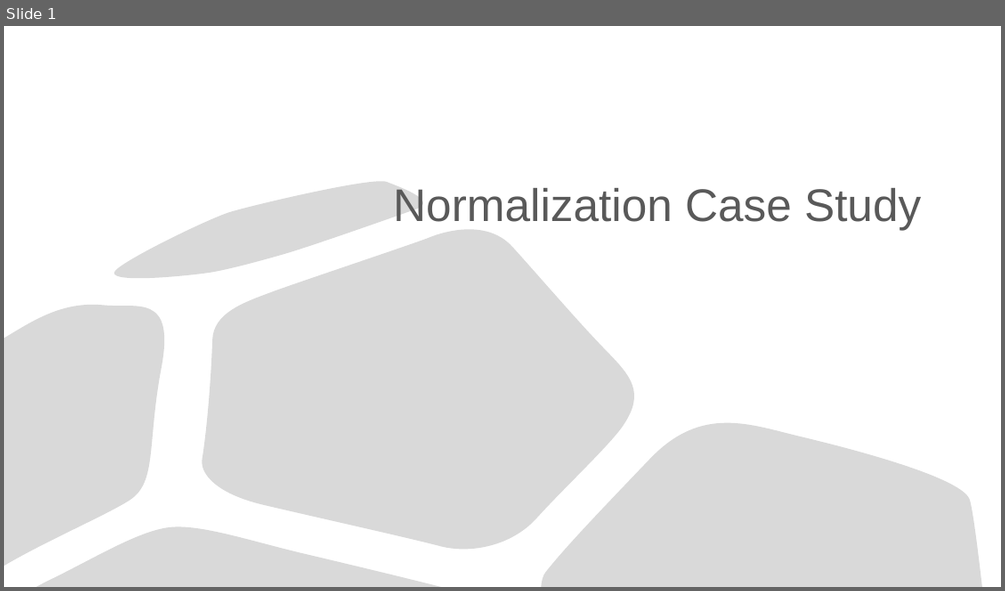
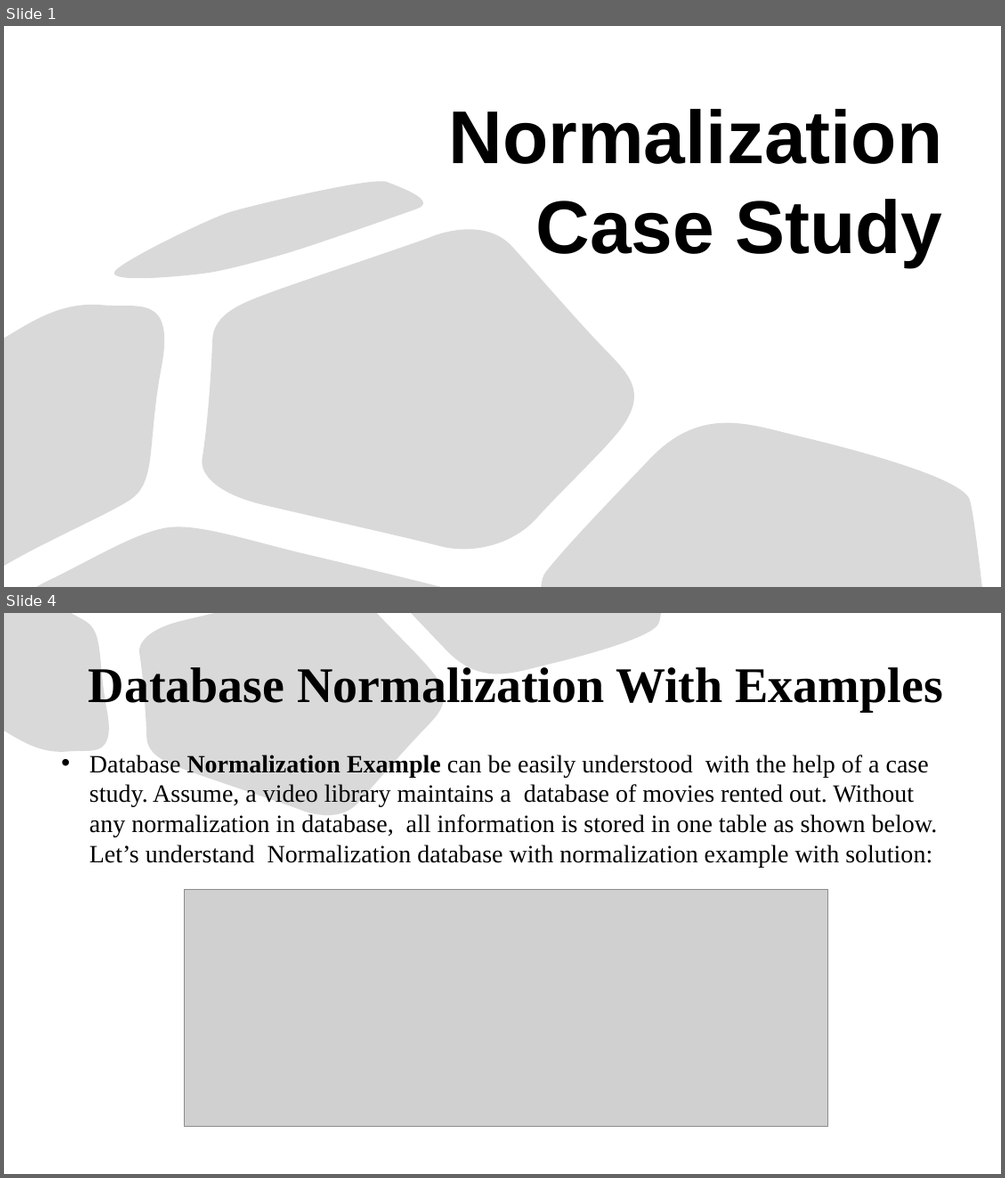
Before and after one commit to Saphall/Leapfrog_Data-Engineering_Assignments, a slide deck: Week1/Day1/Data Assignment/Normalization Case Study.pptx. Shown one above the other, each under a label of ours: slide 1 before the commit, slides 1 and 4 after it; the slides between them are not shown. The pictures are 1005x591 and 1005x1178 pixels, drawn with LibreOffice and Linux fonts; fonts in the diff are those of the drawing; grey boxes stand for pictures. Boxes give left, top, right and bottom in pixels: in the first picture for what was removed or moved away, otherwise in the second. Text is boxed around its words. In the diff, an @@ line names an element or a change of style, - is before the commit and + after.

```diff
--- a/Week1/Day1/Data Assignment/Normalization Case Study.pptx
+++ b/Week1/Day1/Data Assignment/Normalization Case Study.pptx
@@ slide 4 added at (x1=4, y1=613, x2=1001, y2=1174), background #FFFFFF @@
@@ freeform shape added at (x1=4, y1=613, x2=116, y2=761), fill #D9D9D9, outline #000000 0.75 pt @@
@@ freeform shape added at (x1=138, y1=613, x2=452, y2=826), fill #D9D9D9, outline #000000 0.75 pt @@
@@ freeform shape added at (x1=411, y1=613, x2=661, y2=686), fill #D9D9D9, outline #000000 0.75 pt @@
@@ title added at (x1=89, y1=667, x2=943, y2=711), 48 pt, text #000000, bold @@
+Database Normalization With Examples
@@ text added at (x1=89, y1=755, x2=938, y2=867), 24 pt, text #000000 @@
+• Database Normalization Example can be easily understood with the help of a case study. Assume, a video library maintains a database of movies rented out. Without any normalization in database, all information is stored in one table as shown below. Let’s understand Normalization database with normalization example with solution:
@@ picture added at (x1=185, y1=889, x2=829, y2=1127) @@
@@ slide 1 changed as well @@
@@ title "Normalization Case Study" moved from (x1=393, y1=188, x2=921, y2=230) to (x1=449, y1=109, x2=943, y2=266) @@
@@ title "Normalization Case Study" at (x1=449, y1=109, x2=943, y2=266): size 44 to 72 pt, text colour #595959 to #000000, bold on @@
```
Also in this commit, not shown: 9 other slides added.
